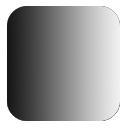
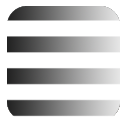
The second 128 x 128 image is a revision of the first. Changes to its layers:
painted on "Layer 1", masked it over (x1=7, y1=6, x2=120, y2=121)
